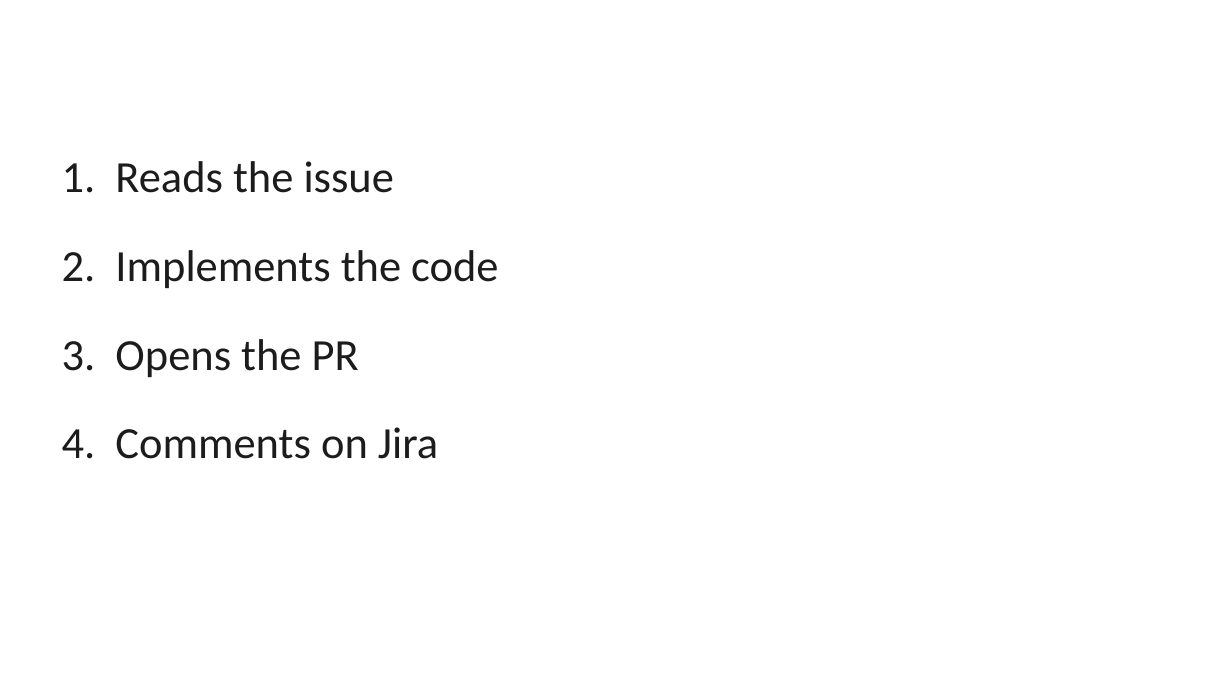
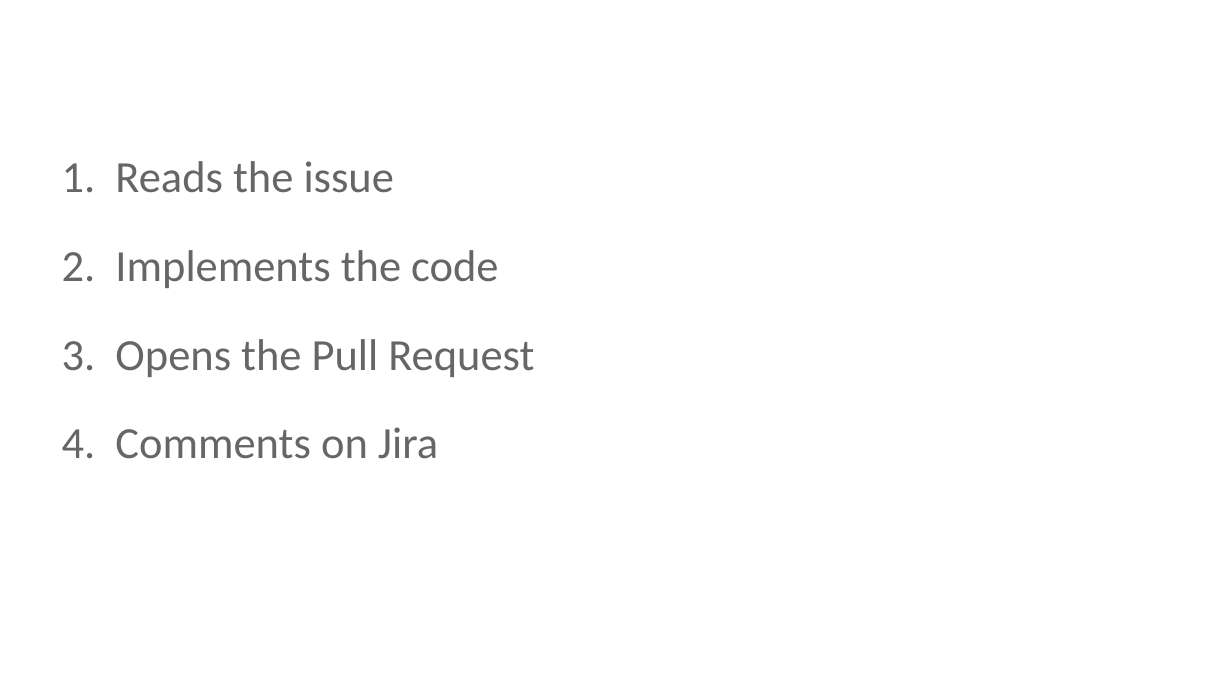
Before and after one commit to smsilva/wasp-agent, a slide deck: slide 18 of docs/presentations/2026-06-15-jira-coding-agent.pptx. Drawn at 1232x693 pixels with LibreOffice and Linux fonts; fonts in the diff are those of the drawing; background and template pictures are left out. Boxes give left, top, right and bottom in pixels: in the first picture for what was removed or moved away, otherwise in the second. Text is boxed around its words. In the diff, an @@ line names an element or a change of style, - is before the commit and + after.

```diff
--- a/docs/presentations/2026-06-15-jira-coding-agent.pptx
+++ b/docs/presentations/2026-06-15-jira-coding-agent.pptx
@@ text at box(62, 339, 534, 377): text changed; text colour #1C1C1C to #666666 @@
-3. Opens the PR
+3. Opens the Pull Request
@@ text colour #1C1C1C to #666666 in 3 elements at box(62, 161, 394, 193), box(62, 250, 498, 288), box(62, 427, 438, 459) @@
```
Also in this commit, not shown: 19 other slides changed.
